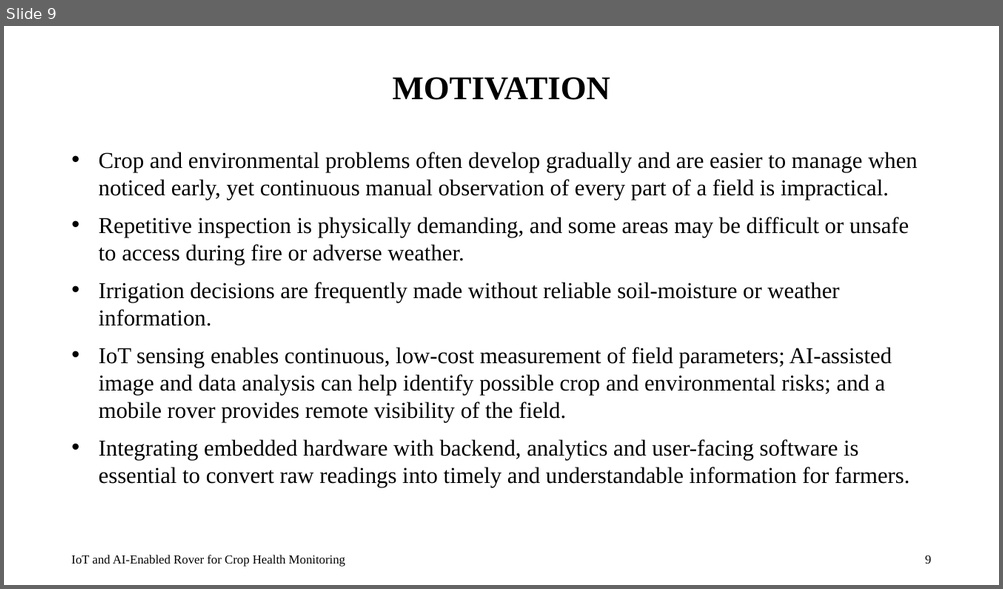
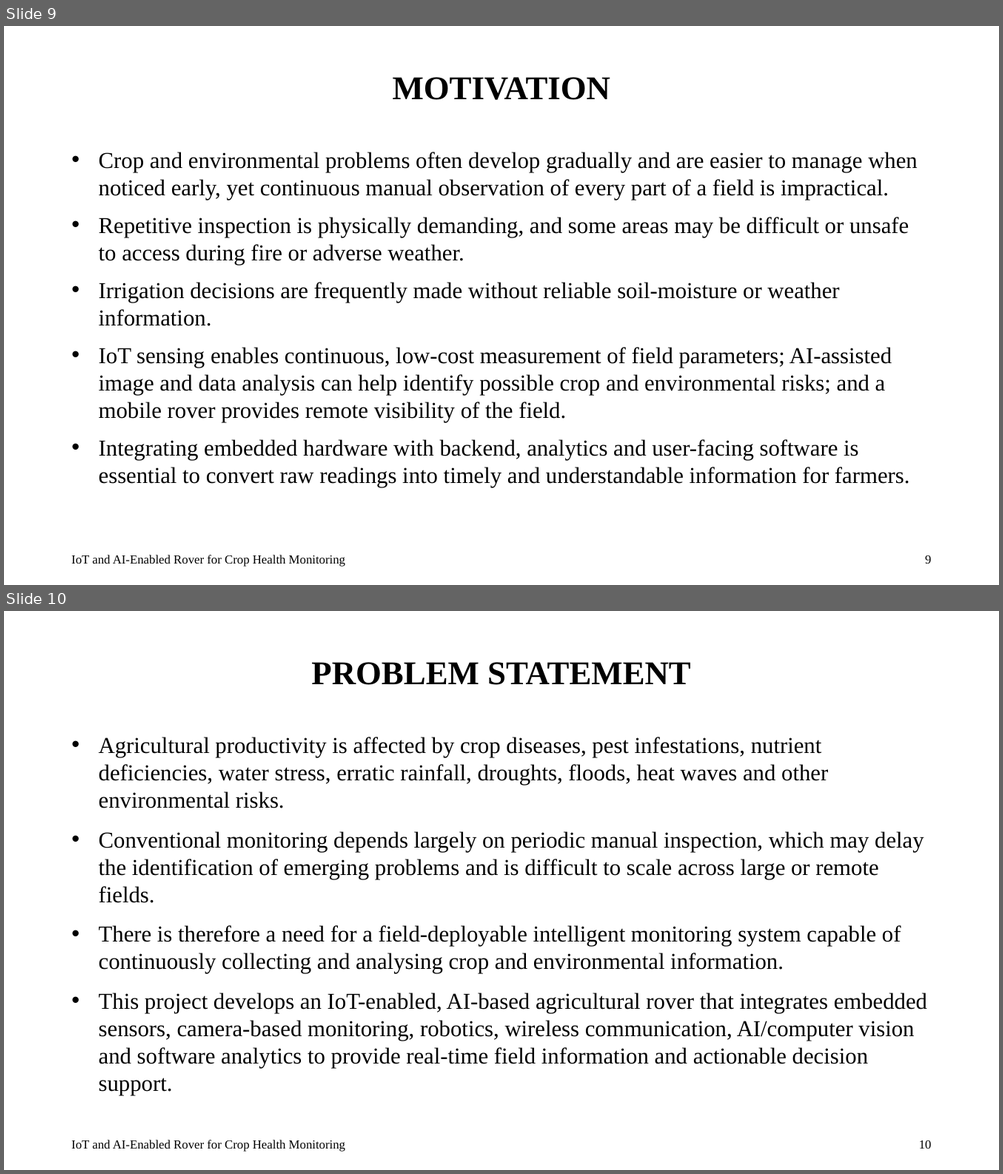
Before and after one commit to shreymusician/mini-project, a slide deck: presentation/Final PPT.pptx. Shown one above the other, each under a label of ours: slide 9 before the commit, slides 9 and 10 after it. The pictures are 1003x589 and 1003x1174 pixels, drawn with LibreOffice and Linux fonts; fonts in the diff are those of the drawing. Boxes give left, top, right and bottom in pixels: in the first picture for what was removed or moved away, otherwise in the second. Text is boxed around its words. In the diff, an @@ line names an element or a change of style, - is before the commit and + after.

Commit message:
PS

```diff
--- a/presentation/Final PPT.pptx
+++ b/presentation/Final PPT.pptx
@@ slide 10 added at (4,611,999,1170), background #FFFFFF @@
@@ title added at (311,662,691,685), 32 pt, text #000000, bold @@
+PROBLEM STATEMENT
@@ text added at (99,737,927,1096), 22 pt, text #000000 @@
+• Agricultural productivity is affected by crop diseases, pest infestations, nutrient deficiencies, water stress, erratic rainfall, droughts, floods, heat waves and other environmental risks.
+• Conventional monitoring depends largely on periodic manual inspection, which may delay the identification of emerging problems and is difficult to scale across large or remote fields.
+• There is therefore a need for a field-deployable intelligent monitoring system capable of continuously collecting and analysing crop and environmental information.
+• This project develops an IoT-enabled, AI-based agricultural rover that integrates embedded sensors, camera-based monitoring, robotics, wireless communication, AI/computer vision and software analytics to provide real-time field information and actionable decision support.
@@ text added at (71,1140,345,1152), 12 pt, text #000000 @@
+IoT and AI-Enabled Rover for Crop Health Monitoring
@@ page number added at (919,1141,931,1149), 12 pt, text #000000 @@
+10
```
Also in this commit, not shown: 1 other slide added.
